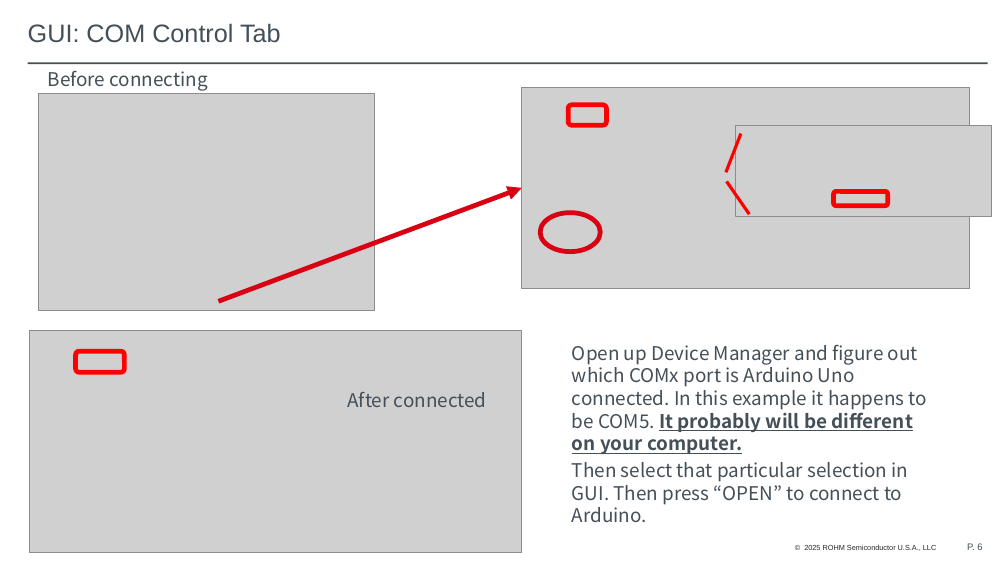
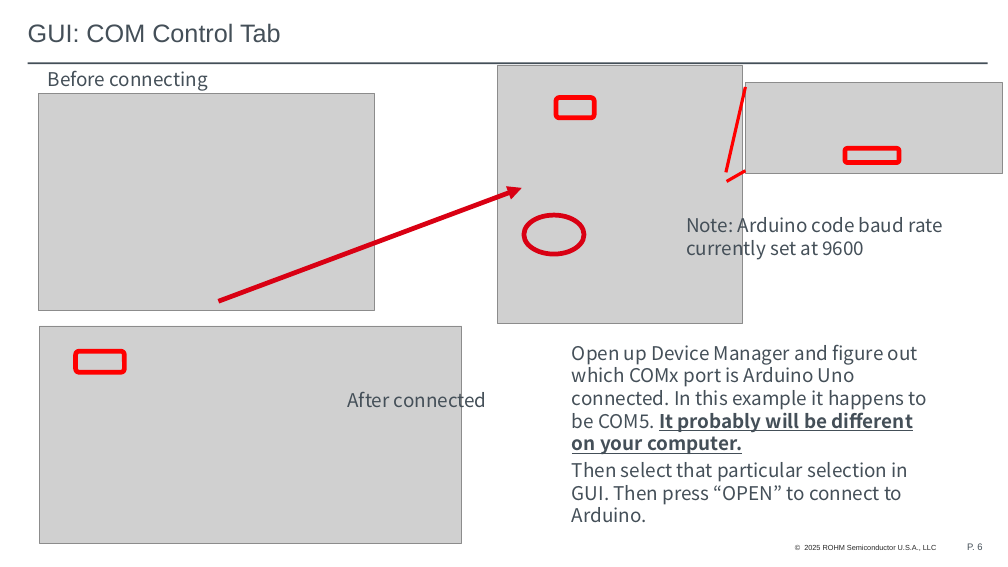
Before and after one commit to mvanocht/BLDC_Pump, a slide deck: slide 6 of Water Pump Demo Arduino and Gui instructions.pptx. Drawn at 1008x567 pixels with LibreOffice and Linux fonts; fonts in the diff are those of the drawing; grey boxes stand for pictures; background and template pictures are left out. Boxes give left, top, right and bottom in pixels: in the first picture for what was removed or moved away, otherwise in the second. Text is boxed around its words. In the diff, an @@ line names an element or a change of style, - is before the commit and + after.

```diff
--- a/Water Pump Demo Arduino and Gui instructions.pptx
+++ b/Water Pump Demo Arduino and Gui instructions.pptx
@@ picture added at box(498, 65, 743, 324) @@
@@ picture removed at box(522, 88, 969, 288) @@
@@ line moved from (726, 172) - (741, 134) to (726, 172) - (746, 87) @@
@@ picture: place and size @@
-picture at box(736, 125, 992, 216)
+picture at box(746, 83, 1003, 174)
@@ rounded rectangle: place and size @@
-rounded rectangle at box(569, 105, 607, 126)
+rounded rectangle at box(556, 98, 594, 118)
@@ rounded rectangle: place and size @@
-rounded rectangle at box(834, 191, 889, 206)
+rounded rectangle at box(845, 148, 900, 163)
@@ line moved from (727, 181) - (749, 214) to (727, 181) - (746, 171) @@
@@ ellipse: place and size @@
-ellipse at box(540, 212, 600, 252)
+ellipse at box(524, 215, 585, 254)
@@ text added at box(686, 212, 942, 260), 18 pt, text #444F58 @@
+Note: Arduino code baud rate
+currently set at 9600
@@ picture: place and size @@
-picture at box(29, 331, 522, 553)
+picture at box(39, 326, 462, 543)
```
Also in this commit, not shown: 2 other slides changed, 2 other files.
